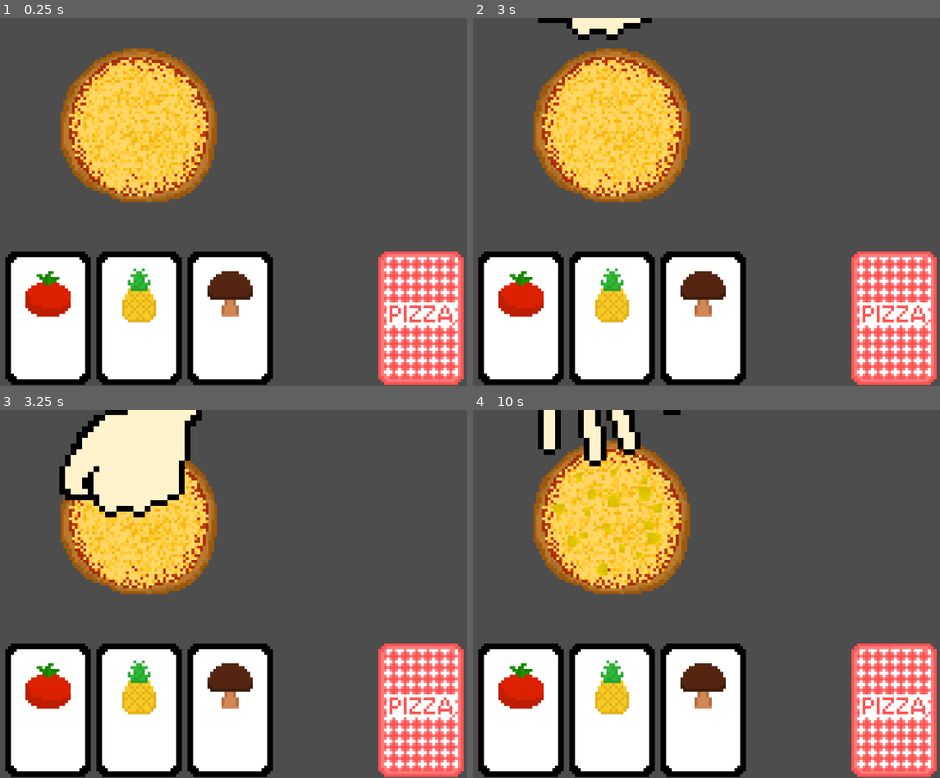
Above: before the commit, frames 1-4 (two rows, left to right).
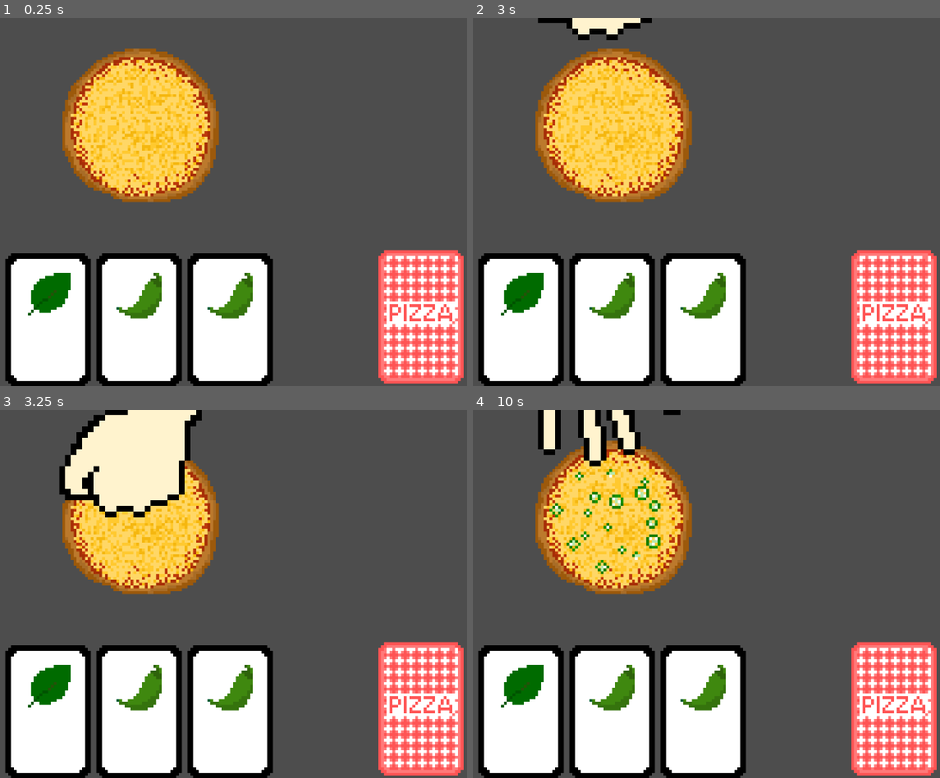
Above: after the commit, the same moments.

Repository: bstrong5923/Pizzatro
Game: Godot game, scene res://Scenes/Game.tscn
The game is run twice, just before and just after one commit, with the same random seed, the same clock (stepped at 60 frames per second) and the same inputs.
Inputs (mouse positions are in pixels of both pictures, inside the frame that each line leads up to):
- Up to frame 1 (0.25 s): no input
- Up to frame 2 (3 s): tap Enter at 0.5, 2 s; move the mouse to (757, 183) at 0.52 s; click (757, 183) at 0.67 s; tap Space at 1.25, 2.75 s; move the mouse to (482, 220) at 1.27 s; click (482, 220) at 1.42 s; move the mouse to (678, 121) at 2.02 s; click (678, 121) at 2.17 s; move the mouse to (580, 275) at 2.77 s; click (580, 275) at 2.92 s
- Up to frame 3 (3.25 s): no input
- Up to frame 4 (10 s): move the mouse to (809, 649) at 3.52 s; click (809, 649) at 3.67 s; move the mouse to (outside the picture) at 4.27 s; click (outside the picture) at 4.42 s; tap Enter at 5 s; move the mouse to (645, 594) at 5.02 s; click (645, 594) at 5.17 s; tap Space at 5.75 s; move the mouse to (515, 502) at 5.77 s; click (515, 502) at 5.92 s; move the mouse to (757, 575) at 6.52 s; click (757, 575) at 6.67 s; move the mouse to (482, 612) at 7.27 s; click (482, 612) at 7.42 s; move the mouse to (678, 513) at 8.02 s; click (678, 513) at 8.17 s; move the mouse to (580, 667) at 8.77 s; click (580, 667) at 8.92 s; move the mouse to (809, 649) at 9.52 s; click (809, 649) at 9.67 s

The runs differ from the first frame. In frame 1, 10% of the frame differs, in the area x 1-100%, y 8-100%; in frame 2, 10%; in frame 3, 9.0%; in frame 4, 11%.

Commit message:
start of deckd deck

Diff:
--- a/Scenes/Game.tscn
+++ b/Scenes/Game.tscn
@@ -1,11 +1,15 @@
-[gd_scene load_steps=7 format=3 uid="uid://b1wv8w4eqxgld"]
+[gd_scene load_steps=9 format=3 uid="uid://b1wv8w4eqxgld"]
 
 [ext_resource type="PackedScene" uid="uid://47vmngv3hwa4" path="res://Scenes/pie.tscn" id="1_gl6un"]
 [ext_resource type="PackedScene" uid="uid://dbn4mtu14qcej" path="res://Scenes/card.tscn" id="2_j5yw3"]
 [ext_resource type="PackedScene" uid="uid://c1haclruh7ag6" path="res://Scenes/minis.tscn" id="3_j5yw3"]
 [ext_resource type="PackedScene" uid="uid://cytuknnllyne4" path="res://Scenes/hand_animation.tscn" id="4_kldst"]
-[ext_resource type="Script" uid="uid://c83sk57qf2yam" path="res://Scenes/card_timer.gd" id="5_b2bpf"]
-[ext_resource type="PackedScene" uid="uid://cu3awgnfcjhbe" path="res://Scenes/deck.tscn" id="6_7lihs"]
+[ext_resource type="Script" path="res://Scenes/card_timer.gd" id="5_b2bpf"]
+[ext_resource type="Script" uid="uid://784qyvn53dsg" path="res://Scenes/deck.gd" id="6_fgofq"]
+[ext_resource type="Texture2D" uid="uid://cr1oj7cts6m8v" path="res://Assets/Sprites/card_upsidedown.png" id="7_2irst"]
+
+[sub_resource type="RectangleShape2D" id="RectangleShape2D_bf53h"]
+size = Vector2(30, 48)
 
 [node name="Game" type="Node2D"]
 
@@ -39,6 +43,15 @@
 [node name="card_timer" type="Timer" parent="."]
 script = ExtResource("5_b2bpf")
 
-[node name="upsidedown" parent="." instance=ExtResource("6_7lihs")]
-position = Vector2(99, 41)
-scale = Vector2(1, 1)
+[node name="Deck" type="Node2D" parent="."]
+script = ExtResource("6_fgofq")
+
+[node name="Area2D" type="Area2D" parent="Deck"]
+
+[node name="CollisionShape2D" type="CollisionShape2D" parent="Deck/Area2D"]
+position = Vector2(99, 40)
+shape = SubResource("RectangleShape2D_bf53h")
+
+[node name="Sprite2D" type="Sprite2D" parent="Deck"]
+position = Vector2(99, 40)
+texture = ExtResource("7_2irst")
--- a/Scenes/card.gd
+++ b/Scenes/card.gd
@@ -6,8 +6,8 @@
 
 func _ready():
 	# random ingredient logo
-	var frames = texture.get_width() / region_rect.size.x + texture.get_height() / region_rect.size.y
-	ingredient = randi_range(0, frames - 1)
+	var frames = texture.get_width() / region_rect.size.x * texture.get_height() / region_rect.size.y
+	ingredient = randi_range(0, frames -1)
 	set_ingredient(ingredient)
 	play_timer = get_node("/root/Game/card_timer")
 
--- /dev/null
+++ b/Scenes/deck.gd
@@ -0,0 +1,13 @@
+extends Node2D
+
+signal left_mouse_button_clicked
+signal left_mouse_button_released
+
+var deck = ["mushroom", "tomato", "jalapeno"]
+
+func _ready() -> void:
+	pass
+
+func draw_card():
+	var card_drawn = deck[0]
+	deck.erase(card_drawn)
--- a/Scenes/hand_animation.gd
+++ b/Scenes/hand_animation.gd
@@ -9,6 +9,7 @@
 	position.x = 6
 	position.y = -67
 	step = 1
+	print(Deck.deck)
 
 func _process(delta: float) -> void:
 	if step == 1:
--- a/project.godot
+++ b/project.godot
@@ -15,6 +15,11 @@
 config/features=PackedStringArray("4.5", "Forward Plus")
 config/icon="res://icon.svg"
 
+[autoload]
+
+Deck="*res://Scenes/deck.gd"
+
 [rendering]
 
 textures/canvas_textures/default_texture_filter=0
+2d/snap/snap_2d_transforms_to_pixel=true
Not shown, added: Scenes/deck.gd.uid
